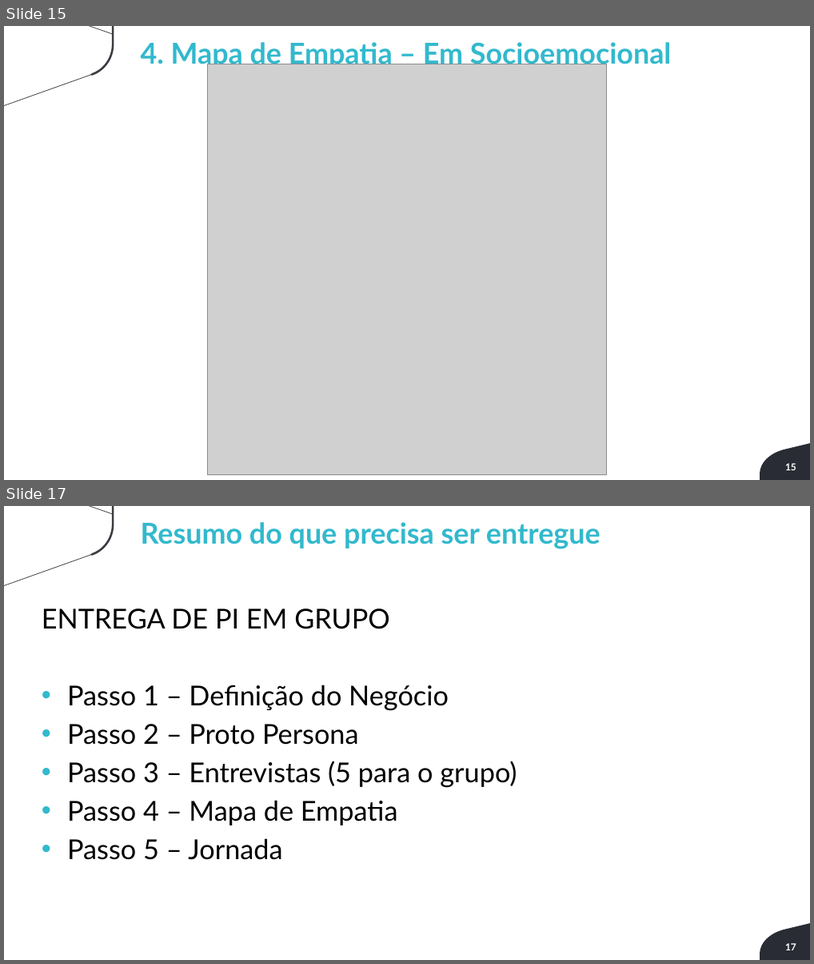
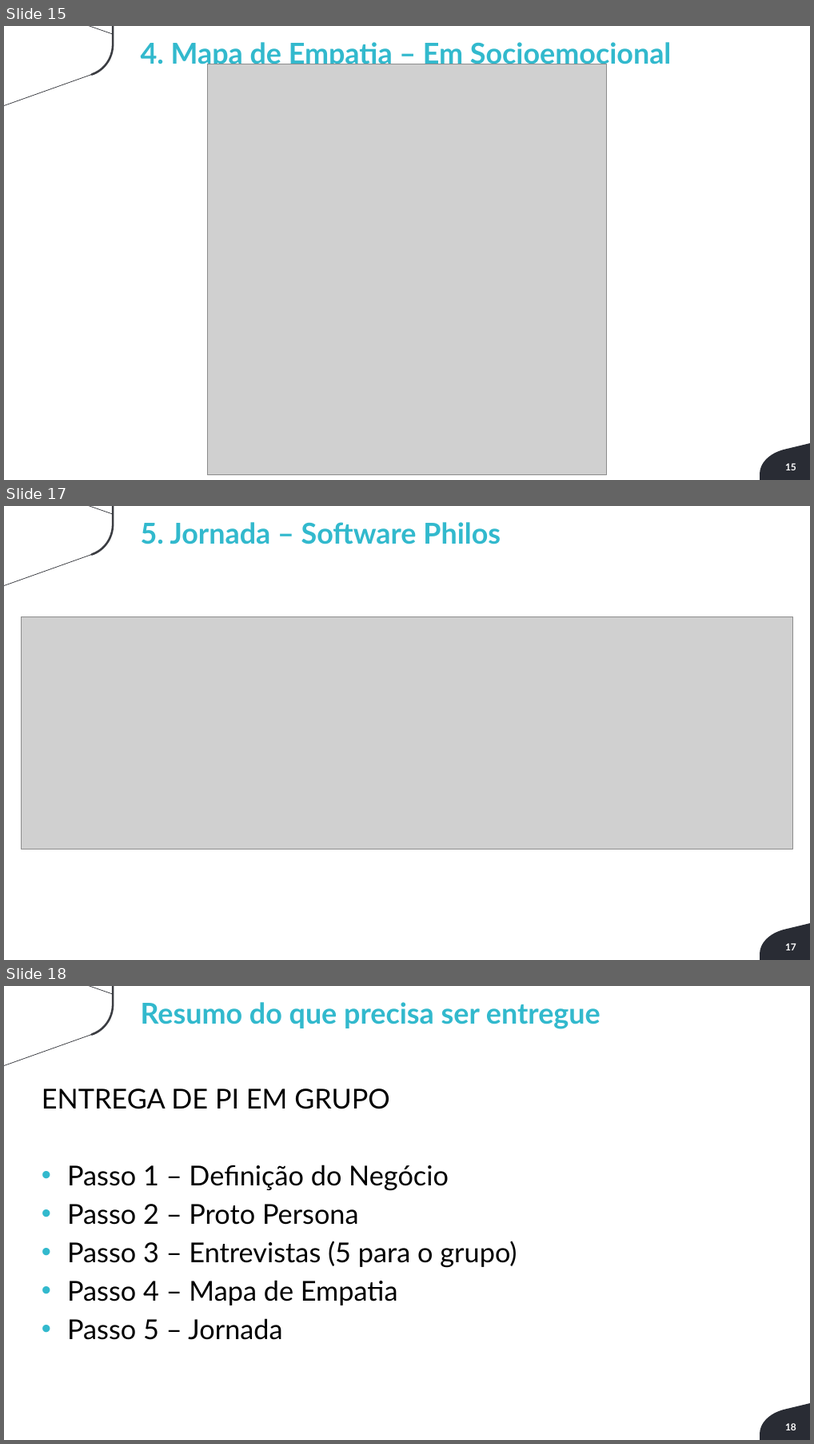
Before and after one commit to Luis-Silva80/grupo05-adsa, a slide deck: Documentação/EngenhariaDeSoftware/Sprint1-Engenharia-de-Software.pptx. Shown one above the other, each under a label of ours: slides 15 and 17 before the commit, slides 15, 17 and 18 after it; the slides between them are not shown. The pictures are 814x964 and 814x1444 pixels, drawn with LibreOffice and Linux fonts; fonts in the diff are those of the drawing; grey boxes stand for pictures; background and template pictures are left out. Boxes give left, top, right and bottom in pixels: in the first picture for what was removed or moved away, otherwise in the second. Text is boxed around its words. In the diff, an @@ line names an element or a change of style, - is before the commit and + after.

Commit message:
feature: adicionar nova jornada de usuario

```diff
--- a/Documentação/EngenhariaDeSoftware/Sprint1-Engenharia-de-Software.pptx
+++ b/Documentação/EngenhariaDeSoftware/Sprint1-Engenharia-de-Software.pptx
@@ slide 17 added at [4, 506, 810, 960], background #FFFFFF; not listed: 2 template elements that a slide beside it also shows @@
@@ text added at [141, 522, 501, 544], 37.7 pt, text #32B9CD, bold @@
+5. Jornada – Software Philos
@@ picture added at [21, 617, 793, 849] @@
@@ page number added at [786, 943, 797, 950], 12.6 pt, text #FFFFFF, bold @@
+17
@@ what was slide 17 is now slide 18 @@
@@ page number at [786, 1423, 797, 1430]: text changed @@
-17
+18
```
Also in this commit, not shown: 2 slides changed, 9 other files.
